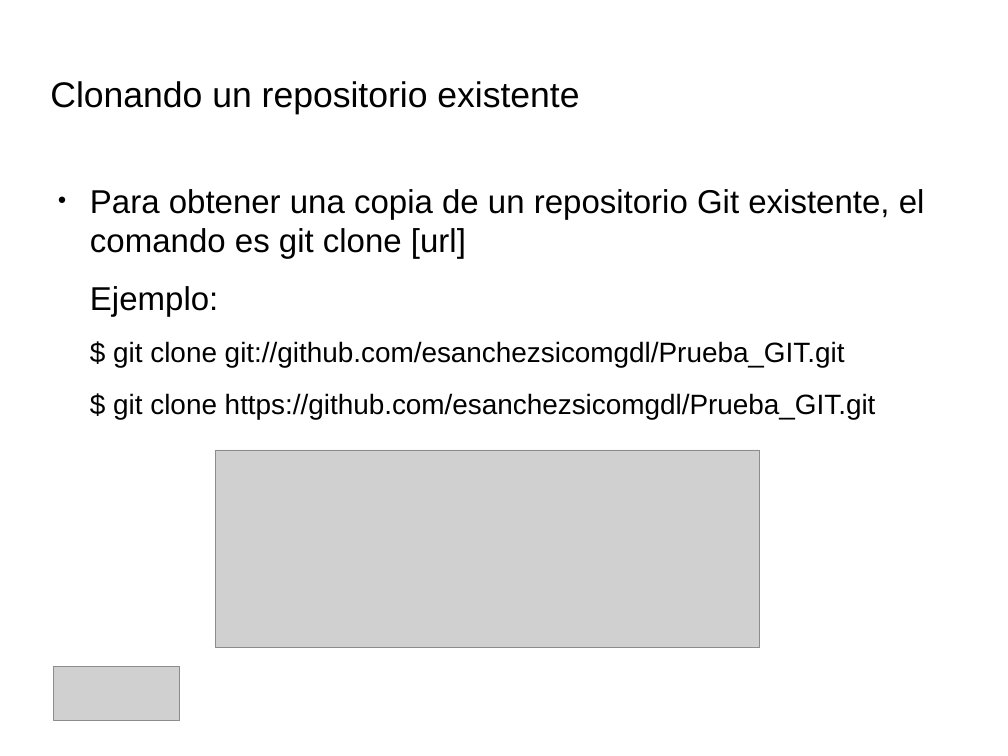
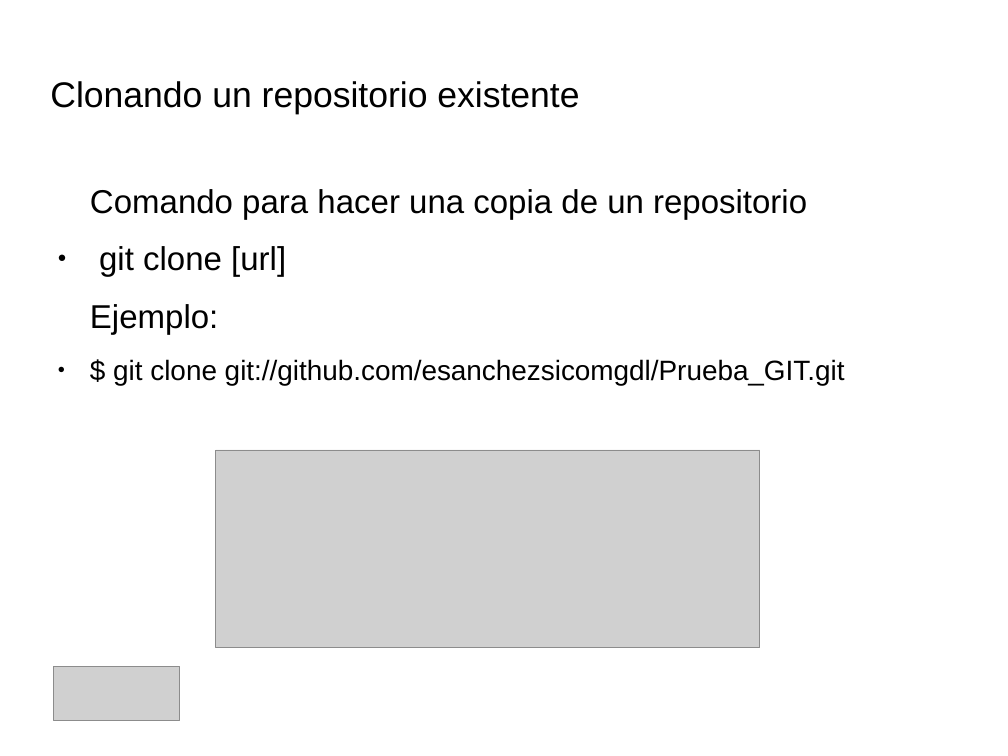
Before and after one commit to IllanPedro/Hardware, a slide deck: slide 11 of CursoGIT,GITHUB,SOURCETREE/Precentacion_Git.odp (slide 13 before the commit). Drawn at 1008x756 pixels with LibreOffice and Linux fonts; fonts in the diff are those of the drawing; grey boxes stand for pictures; background and template pictures are left out. Boxes give left, top, right and bottom in pixels: in the first picture for what was removed or moved away, otherwise in the second. Text is boxed around its words. In the diff, an @@ line names an element or a change of style, - is before the commit and + after.

Commit message:
commit para resolver problema

```diff
--- a/CursoGIT,GITHUB,SOURCETREE/Precentacion_Git.odp
+++ b/CursoGIT,GITHUB,SOURCETREE/Precentacion_Git.odp
@@ text at bbox=[90, 189, 807, 277]: text changed @@
-● Para obtener una copia de un repositorio Git existente, el comando es git clone [url]
+Comando para hacer una copia de un repositorio
+● git clone [url]
@@ text at bbox=[113, 359, 845, 385]: bullet none to ● @@
@@ text at bbox=[113, 393, 876, 419]: paragraph removed @@
-$ git clone https://github.com/esanchezsicomgdl/Prueba_GIT.git
```
Also in this commit, not shown: 12 other slides changed, 5 slides added, 2 slides removed, 4 other files.
